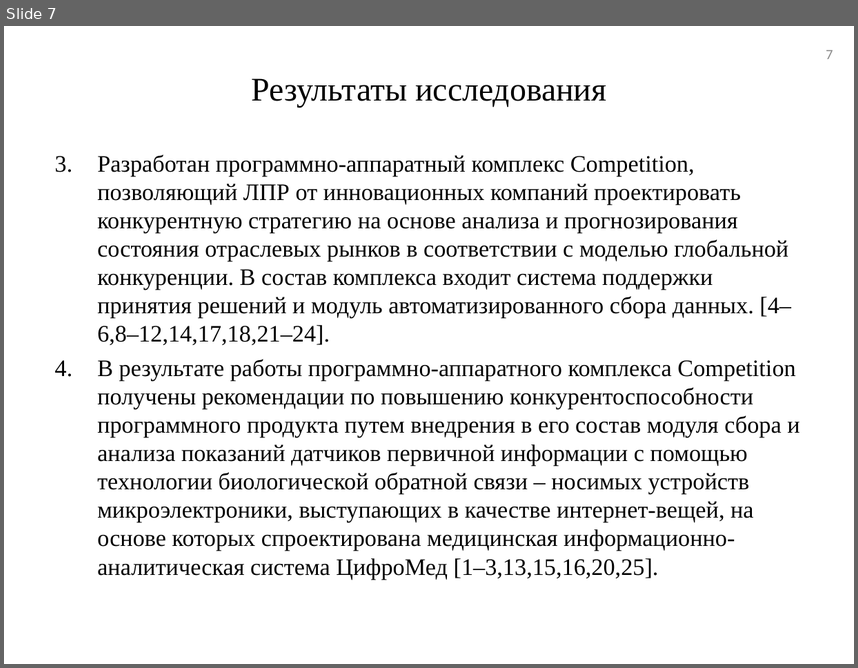
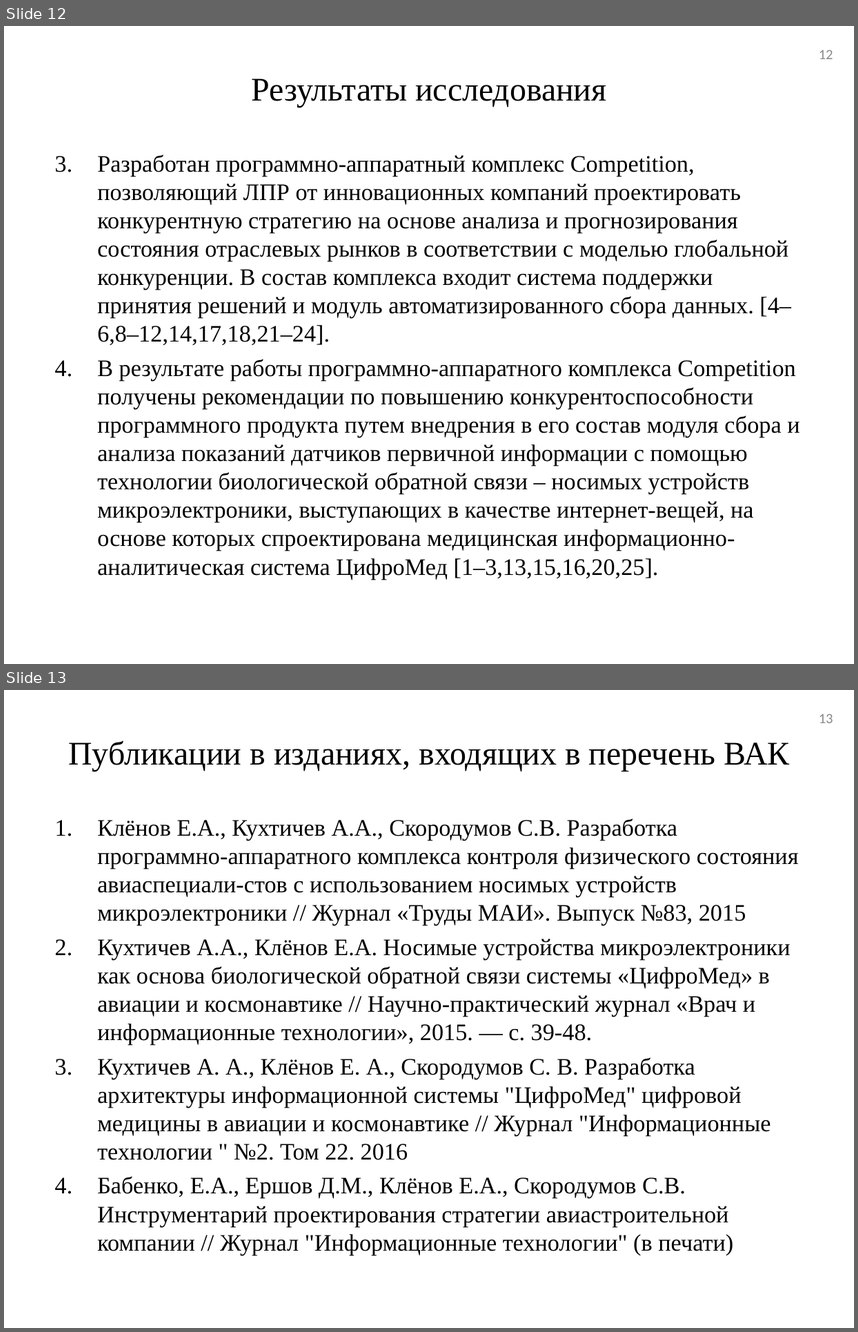
Before and after one commit to tehdoorsareopen/science, a slide deck: Предзащита/Презентация/Презентация_v01.ppt. Shown one above the other, each under a label of ours: slide 7 before the commit, slides 12 and 13 after it. The pictures are 858x668 and 858x1332 pixels, drawn with LibreOffice and Linux fonts; fonts in the diff are those of the drawing. Boxes give left, top, right and bottom in pixels: in the first picture for what was removed or moved away, otherwise in the second. Text is boxed around its words. In the diff, an @@ line names an element or a change of style, - is before the commit and + after.

```diff
--- a/Предзащита/Презентация/Презентация_v01.ppt
+++ b/Предзащита/Презентация/Презентация_v01.ppt
@@ slide 13 added at (4, 690, 854, 1328), background #FFFFFF @@
@@ page number added at (819, 714, 833, 723), 12 pt, text #898989 @@
+13
@@ title added at (68, 740, 789, 771), 28 pt, text #000000 @@
+Публикации в изданиях, входящих в перечень ВАК
@@ text added at (97, 818, 799, 1255), 20 pt, text #000000 @@
+1. Клёнов Е.А., Кухтичев А.А., Скородумов С.В. Разработка программно-аппаратного комплекса контроля физического состояния авиаспециали-стов с использованием носимых устройств микроэлектроники // Журнал «Труды МАИ». Выпуск №83, 2015
+2. Кухтичев А.А., Клёнов Е.А. Носимые устройства микроэлектроники как основа биологической обратной связи системы «ЦифроМед» в авиации и космонавтике // Научно-практический журнал «Врач и информационные технологии», 2015. — с. 39-48.
+3. Кухтичев А. А., Клёнов Е. А., Скородумов С. В. Разработка архитектуры информационной системы "ЦифроМед" цифровой медицины в авиации и космонавтике // Журнал "Информационные технологии " №2. Том 22. 2016
+4. Бабенко, Е.А., Ершов Д.М., Клёнов Е.А., Скородумов С.В. Инструментарий проектирования стратегии авиастроительной компании // Журнал "Информационные технологии" (в печати)
@@ what was slide 7 is now slide 12 @@
@@ page number at (819, 50, 833, 59): text changed @@
-7
+12
```
Also in this commit, not shown: 3 slides changed, 9 other slides added, 9 other files.
